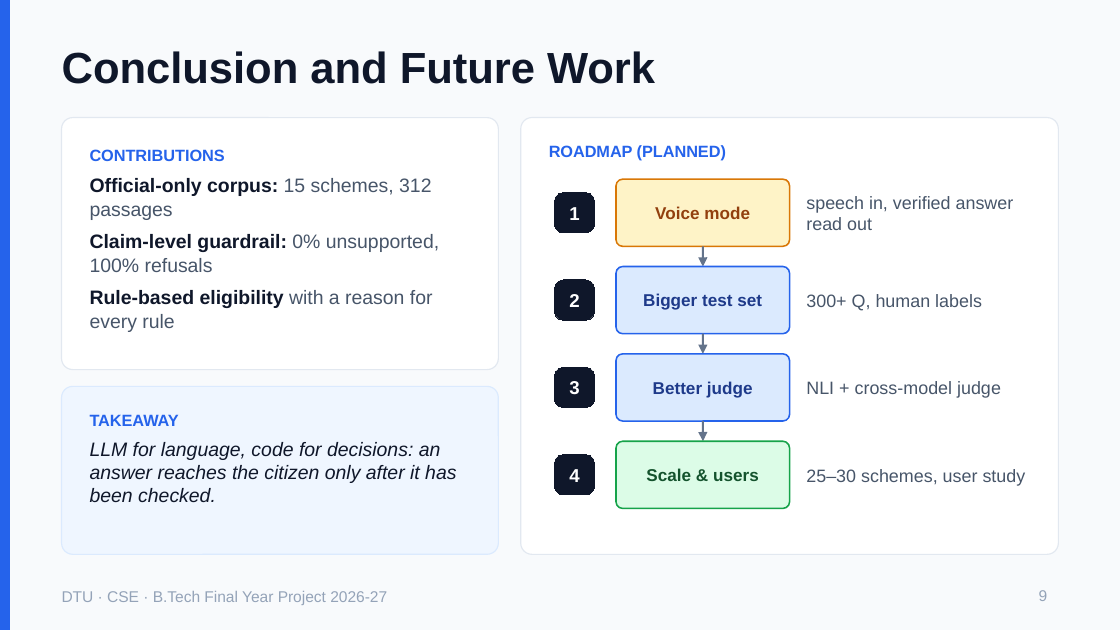
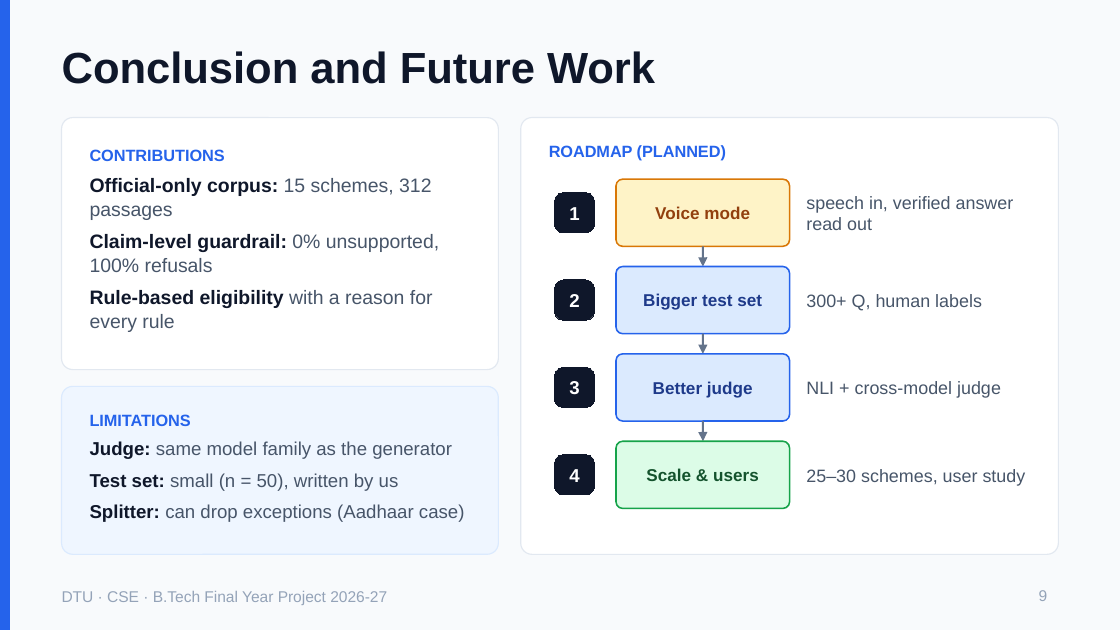
Before and after one commit to aakashc23/schemesure, a slide deck: slide 9 of report_draft/SchemeSure_EndTerm.pptx. Drawn at 1120x630 pixels with LibreOffice and Linux fonts; fonts in the diff are those of the drawing. Boxes give left, top, right and bottom in pixels: in the first picture for what was removed or moved away, otherwise in the second. Text is boxed around its words. In the diff, an @@ line names an element or a change of style, - is before the commit and + after.

```diff
--- a/report_draft/SchemeSure_EndTerm.pptx
+++ b/report_draft/SchemeSure_EndTerm.pptx
@@ text at box(90, 414, 191, 426): text changed @@
-TAKEAWAY
+LIMITATIONS
@@ text at box(90, 441, 465, 522): text changed; size 12.5 to 12 pt; text colour #0F172A to #475569; italic off @@
-LLM for language, code for decisions: an answer reaches the citizen only after it has been checked.
+• Judge: same model family as the generator
+• Test set: small (n = 50), written by us
+• Splitter: can drop exceptions (Aadhaar case)
```
Also in this commit, not shown: 4 other slides changed, 1 other file.
